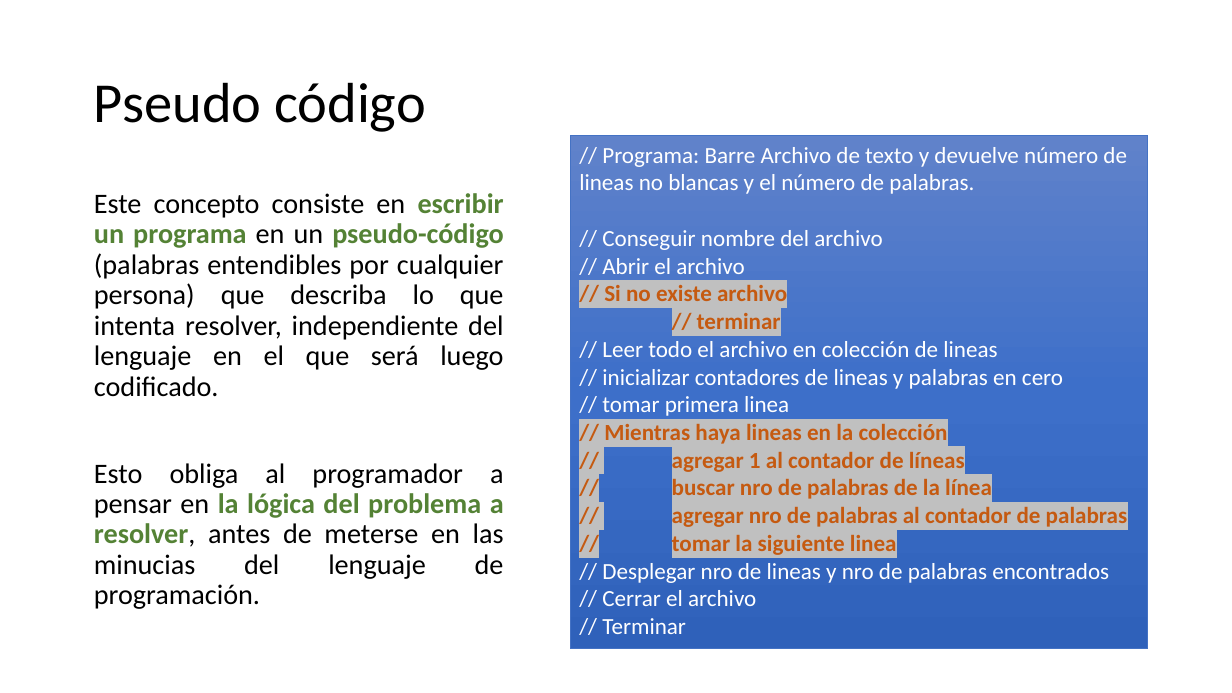
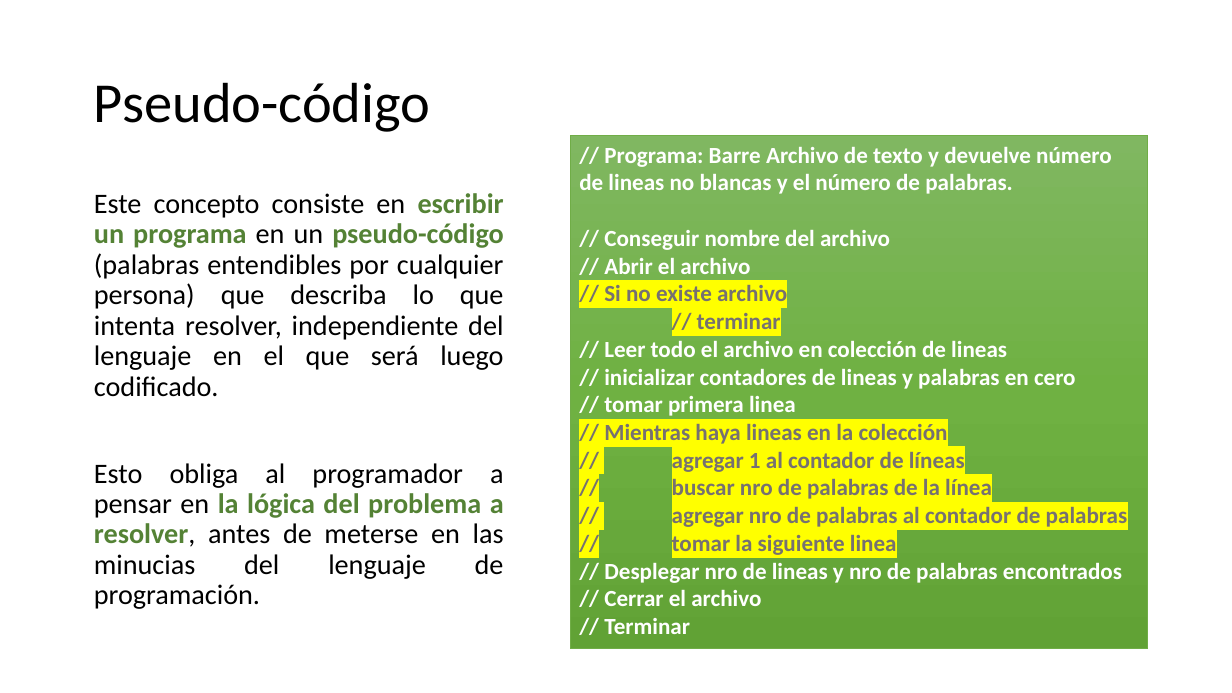
Before and after one commit to AlbertOsinaga/CursoCSharp__8, a slide deck: slide 28 of C# para principiantes.pptx. Drawn at 1232x693 pixels with LibreOffice and Linux fonts; fonts in the diff are those of the drawing. Boxes give left, top, right and bottom in pixels: in the first picture for what was removed or moved away, otherwise in the second. Text is boxed around its words. In the diff, an @@ line names an element or a change of style, - is before the commit and + after.

```diff
--- a/C# para principiantes.pptx
+++ b/C# para principiantes.pptx
@@ title at [94, 82, 430, 132]: text changed @@
-Pseudo código
+Pseudo-código
@@ rectangle "// Programa: Barre Archivo de ..." at [570, 136, 1148, 649]: bold on in "// Programa: Barre Archivo de texto y ...", "// Conseguir nombre del archivo", "// Abrir el archivo", "// Leer todo el archivo en colección ..." and 5 more places; text colour #C55A11 to #767171, highlight #C0C0C0 to #FFFF00 in "// Si no existe archivo", "// terminar", "// Mientras haya lineas en la colección", "// agregar 1 al contador de líneas" and 3 more places; fill gradient #6183CB to #3E70CA to #3062BB to gradient #81B861 to #6FB242 to #62A336; outline #4472C4 0.5 pt to #70AD47 0.5 pt @@
```
Also in this commit, not shown: 18 slides added, 11 other files.
